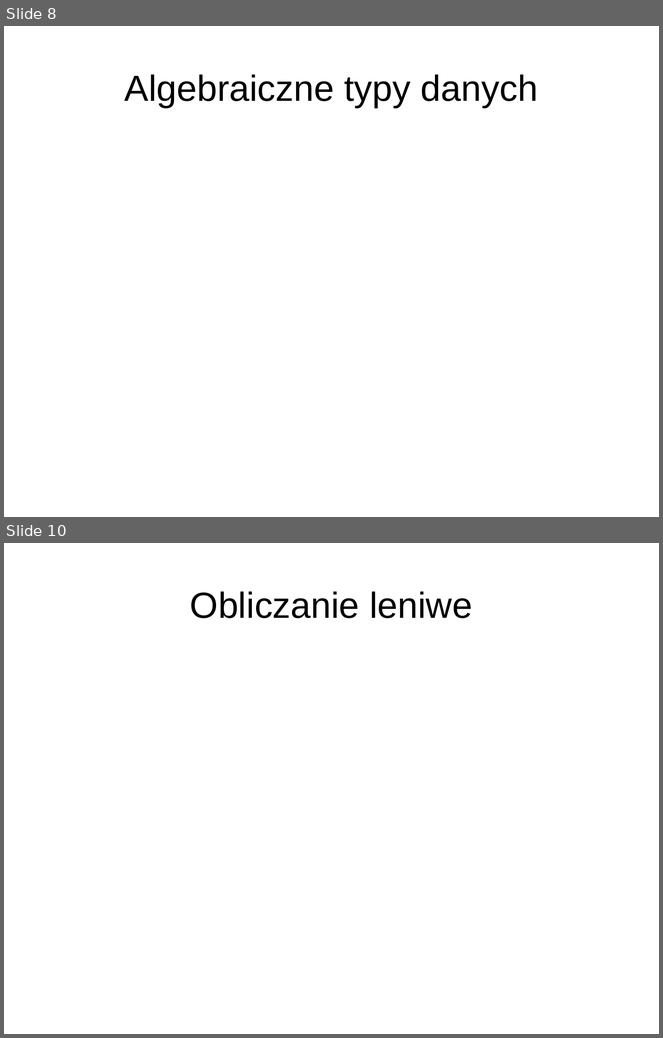
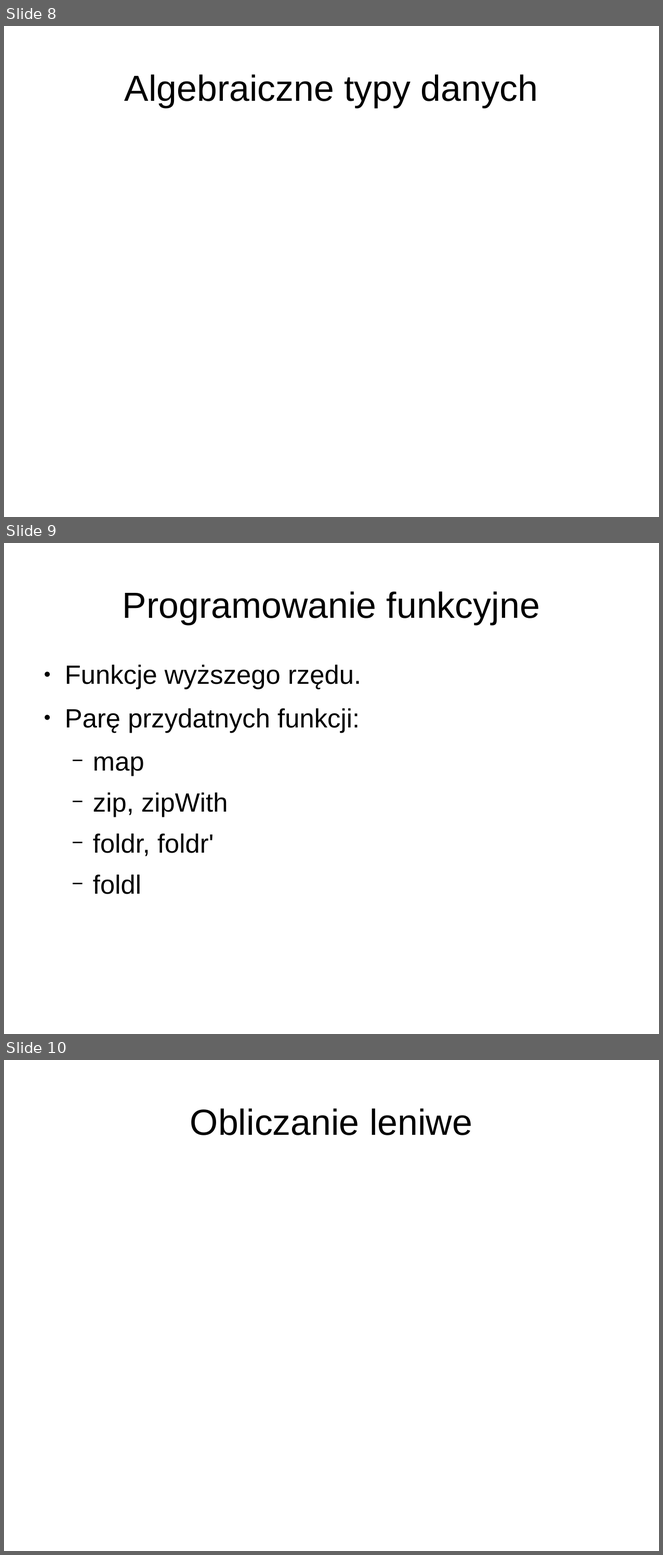
Before and after one commit to betenkowski/haskell-20140813, a slide deck: prezentacja.odp. Shown one above the other, each under a label of ours: slides 8 and 10 before the commit, slides 8, 9 and 10 after it; the slides between them are not shown. The pictures are 663x1038 and 663x1555 pixels, drawn with LibreOffice and Linux fonts; fonts in the diff are those of the drawing. Boxes give left, top, right and bottom in pixels: in the first picture for what was removed or moved away, otherwise in the second. Text is boxed around its words. In the diff, an @@ line names an element or a change of style, - is before the commit and + after.

```diff
--- a/prezentacja.odp
+++ b/prezentacja.odp
@@ slide 9 added at (4,543,659,1034), background #FFFFFF @@
@@ title added at (123,591,540,625), 44 pt, text #000000 @@
+Programowanie funkcyjne
@@ text added at (65,665,361,895), 32 pt, text #000000 @@
+● Funkcje wyższego rzędu.
+● Parę przydatnych funkcji:
+  − map
+  − zip, zipWith
+  − foldr, foldr'
+  − foldl
```
Also in this commit, not shown: 1 slide changed, 1 slide removed, 6 other files.
